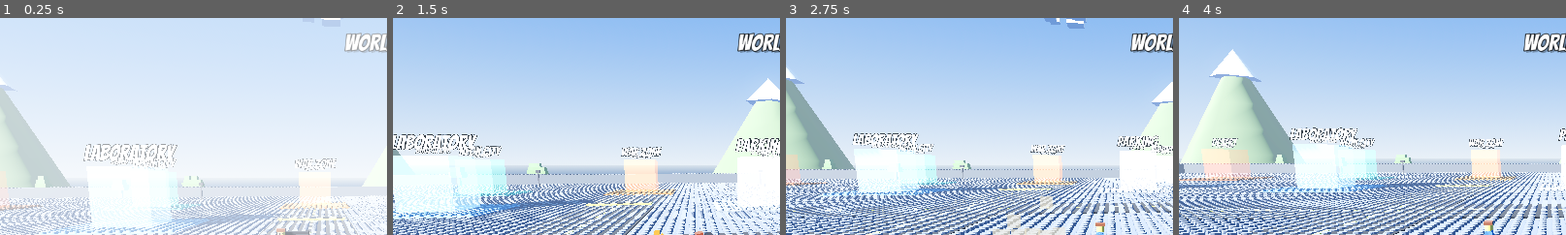
Above: before the commit, frames 1-4 (left to right).
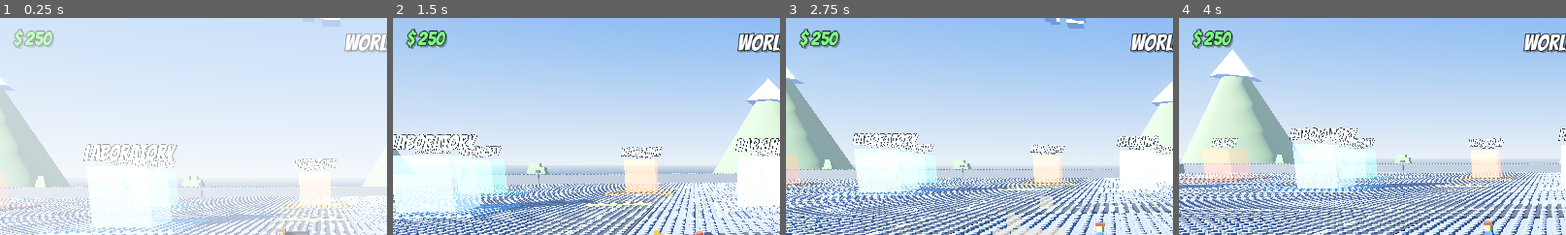
Above: after the commit, the same moments.

Repository: mrshapron/brick-stunt-rally
Game: Godot game, scene res://scenes/hub.tscn
Two runs of this game, one before a commit and one after it. Both use one fixed random seed, a clock stepped at 60 frames per second and the inputs below.
Inputs (mouse positions are % of the whole screen's width and height, from its top left):
- Up to frame 1 (0.25 s): no input
- Up to frame 2 (1.5 s): tap Enter at 0.5, 1.25 s; move the mouse to (72, 45) at 0.52 s; hold Right (move_right) 0.53-1.28 s; tap N (advance) at 0.6 s; click (72, 45) at 0.67 s; move the mouse to (30, 55) at 1.27 s; hold Down (move_down) from 1.28 s (still down); tap Space (fire) at 1.35 s; click (30, 55) at 1.42 s
- Up to frame 3 (2.75 s): tap Enter at 2 s; move the mouse to (60, 28) at 2.02 s; release Down (move_down) at 2.03 s; hold Right (move_right) from 2.03 s (still down); hold E (interact) from 2.03 s (still down); click (60, 28) at 2.17 s
- Up to frame 4 (4 s): tap Enter at 2.75, 3.5 s; move the mouse to (45, 70) at 2.77 s; release Right (move_right) at 2.78 s; release E (interact) at 2.78 s; hold Up (move_up) 2.78-3.53 s; tap F at 2.85 s; click (45, 70) at 2.92 s; move the mouse to (80, 65) at 3.52 s; hold Left (move_left) from 3.53 s (still down); tap C at 3.6 s; click (80, 65) at 3.67 s
The pictures show only the part of the screen within x 0-50%, y 0-50%; the shares and areas given below are measured in that part.

The runs differ from the first frame. In frame 1, 0.7% of the frame differs, in the area x 3-15%, y 4-15%; in frame 2, 0.8%; in frame 3, 0.8%; in frame 4, 0.8%.

Commit message:
Add money economy: earn cash per level (shown on finish), spend it on Lab parts, balance shown across UI

Diff:
--- a/scripts/drive_scene.gd
+++ b/scripts/drive_scene.gd
@@ -280,6 +280,11 @@
 	title_label.horizontal_alignment = HORIZONTAL_ALIGNMENT_CENTER
 	root.add_child(title_label)
 
+	var money_label := _overlay_label("$ %d" % GameState.money, 28)
+	money_label.position = Vector2(20, 16)
+	money_label.add_theme_color_override("font_color", Color(0.5, 1.0, 0.5))
+	root.add_child(money_label)
+
 	var hint_label := _overlay_label(hint, 18)
 	hint_label.anchor_left = 0.0
 	hint_label.anchor_right = 1.0
--- a/scripts/game_state.gd
+++ b/scripts/game_state.gd
@@ -118,6 +118,8 @@
 # The most recently awarded car (for the congratulations / reveal screen).
 var last_reward_name: String = ""
 var last_reward_design: Array = []
+# Currency: earned by finishing levels, spent building cars in the Laboratory.
+var money: int = 250
 
 
 func _ready() -> void:
@@ -221,10 +223,29 @@
 	return last_reward_name
 
 
+func add_money(amount: int) -> void:
+	money += amount
+	_save_garage()
+
+
+func spend(amount: int) -> bool:
+	if money >= amount:
+		money -= amount
+		_save_garage()
+		return true
+	return false
+
+
+func money_reward(first_clear: bool) -> int:
+	# Scales with difficulty; big payout the first time, small for replays.
+	var base := 30 + current_world * 15 + current_level * 8
+	return base * 2 if first_clear else maxi(8, int(base / 4.0))
+
+
 func _save_garage() -> void:
 	var f := FileAccess.open(GARAGE_PATH, FileAccess.WRITE)
 	if f:
-		f.store_string(JSON.stringify({"cars": cars, "active": active_car, "rewards": car_rewards}))
+		f.store_string(JSON.stringify({"cars": cars, "active": active_car, "rewards": car_rewards, "money": money}))
 		f.close()
 
 
@@ -240,6 +261,7 @@
 		cars = parsed.get("cars", [])
 		active_car = int(parsed.get("active", 0))
 		car_rewards = parsed.get("rewards", {})
+		money = int(parsed.get("money", 250))
 	elif parsed is Array:
 		# Legacy single-design save.
 		cars = [parsed]
--- a/scripts/hud.gd
+++ b/scripts/hud.gd
@@ -18,6 +18,7 @@
 var _hp_fill: ColorRect
 var _enemies_label: Label
 var _race_label: Label
+var _money_label: Label
 const HP_W: float = 220.0
 
 
@@ -31,6 +32,8 @@
 	add_child(stats)
 
 	_level_label = _make_label(stats, _level_name, 26)
+	_money_label = _make_label(stats, "$ 0", 24)
+	_money_label.add_theme_color_override("font_color", Color(0.5, 1.0, 0.5))
 	_time_label = _make_label(stats, "Time  0.00", 22)
 	_speed_label = _make_label(stats, "Speed  0 km/h", 22)
 
@@ -152,6 +155,8 @@
 
 
 func update_hud(elapsed: float, speed_kmh: float, flips: int) -> void:
+	if _money_label:
+		_money_label.text = "$ %d" % GameState.money
 	_time_label.text = "Time  %0.2f" % elapsed
 	_speed_label.text = "Speed  %d km/h" % int(round(speed_kmh))
 	_flip_label.text = "Flips  %d" % flips
@@ -194,12 +199,14 @@
 	_flash_timer = 0.8
 
 
-func show_complete(time: float, best: float, is_best: bool, reward: String = "") -> void:
+func show_complete(time: float, best: float, is_best: bool, reward: String = "", earned: int = 0) -> void:
 	_complete.visible = true
 	var best_txt := "%0.2f" % best if best >= 0.0 else "--"
 	var lines := "Your time: %0.2f s\nBest: %s s" % [time, best_txt]
 	if is_best:
 		lines += "\nNew best!"
+	if earned > 0:
+		lines += "\n\nMoney earned:  +$%d   (total $%d)" % [earned, GameState.money]
 	if reward != "":
 		lines += "\n\nWORLD COMPLETE!  You won the %s!\nPress Enter to see your new car!" % reward
 	else:
--- a/scripts/lab.gd
+++ b/scripts/lab.gd
@@ -5,6 +5,7 @@
 ## you build is used everywhere in the game.
 
 const COLORS := ["#d2473b", "#e6b32e", "#7ab648", "#3b86d2", "#b06bff", "#ff7b29", "#ffffff", "#2b2f36"]
+const COSTS := {"block": 5, "wheel": 20, "rocket": 40}
 const BMIN := Vector3i(-2, 0, -3)
 const BMAX := Vector3i(9, 7, 6)
 
@@ -28,6 +29,7 @@
 var _feedback: Label
 var _part: String = "block"
 var _part_label: Label
+var _money_label: Label
 var _original: Array = []
 
 
@@ -57,7 +59,7 @@
 	add_child(_ghost)
 
 	_original = GameState.get_car_design().duplicate(true)
-	_rebuild_from(_original)
+	_rebuild_from(_original)  # loading existing parts is free
 
 	_camera = Camera3D.new()
 	_camera.fov = 55.0
@@ -152,10 +154,17 @@
 		if not mb.pressed:
 			return
 		if mb.button_index == MOUSE_BUTTON_LEFT and _ghost_valid:
-			_place(_ghost_cell, Color(COLORS[_selected]), _part)
+			var cost: int = COSTS.get(_part, 5)
+			if not GameState.spend(cost):
+				if _feedback:
+					_feedback.text = "Need $%d!" % cost
+				return
+			_place(_ghost_cell, Color(COLORS[_selected]), _part, true)
+			_update_money()
 			Sfx.play_hit()
 		elif mb.button_index == MOUSE_BUTTON_RIGHT and _has_hover:
 			_remove(_hover_cell)
+			_update_money()
 			Sfx.play_hit()
 	elif event is InputEventKey:
 		var ke := event as InputEventKey
@@ -168,7 +177,7 @@
 				_select(idx)
 
 
-func _place(cell: Vector3i, color: Color, kind: String) -> void:
+func _place(cell: Vector3i, color: Color, kind: String, paid: bool = false) -> void:
 	if _blocks.has(cell) or not _in_bounds(cell):
 		return
 	var body := StaticBody3D.new()
@@ -177,6 +186,8 @@
 	body.set_meta("cell", cell)
 	body.set_meta("color", color.to_html(false))
 	body.set_meta("kind", kind)
+	body.set_meta("paid", paid)
+	body.set_meta("cost", int(COSTS.get(kind, 5)))
 
 	body.add_child(_part_visual(kind, color))
 
@@ -238,10 +249,14 @@
 	return m
 
 
+func _part_text() -> String:
+	return "Placing: %s  ($%d)" % [_part.to_upper(), int(COSTS.get(_part, 5))]
+
+
 func _set_part(p: String) -> void:
 	_part = p
 	if _part_label:
-		_part_label.text = "Placing: " + _part.to_upper()
+		_part_label.text = _part_text()
 
 
 func _cycle_part() -> void:
@@ -249,13 +264,21 @@
 	_set_part(order[(order.find(_part) + 1) % order.size()])
 
 
+func _clear_blocks() -> void:
+	for cell in _blocks.keys():
+		var b: Node = _blocks[cell]
+		if b.get_meta("paid", false):
+			GameState.add_money(int(b.get_meta("cost", 0)))
+		b.queue_free()
+	_blocks.clear()
+
+
 func _rebuild_from(design: Array) -> void:
-	for cell in _blocks.keys():
-		_blocks[cell].queue_free()
-	_blocks.clear()
+	_clear_blocks()
 	for v in design:
 		var kind: String = str(v[4]) if v.size() > 4 else "block"
 		_place(Vector3i(int(v[0]), int(v[1]), int(v[2])), Color(str(v[3])), kind)
+	_update_money()
 
 
 func _on_reset() -> void:
@@ -266,8 +289,18 @@
 
 func _remove(cell: Vector3i) -> void:
 	if _blocks.has(cell):
-		_blocks[cell].queue_free()
+		var b: Node = _blocks[cell]
+		# Refund only parts bought this session, so scrapping pre-owned cars
+		# can't farm money.
+		if b.get_meta("paid", false):
+			GameState.add_money(int(b.get_meta("cost", 0)))
+		b.queue_free()
 		_blocks.erase(cell)
+
+
+func _update_money() -> void:
+	if _money_label:
+		_money_label.text = "Money:  $%d" % GameState.money
 
 
 func _collect() -> Array:
@@ -340,8 +373,16 @@
 	col.offset_left = -250.0
 	col.offset_top = 16.0
 	layer.add_child(col)
+	_money_label = Label.new()
+	_money_label.text = "Money:  $%d" % GameState.money
+	_money_label.add_theme_font_size_override("font_size", 26)
+	_money_label.add_theme_color_override("font_color", Color(0.5, 1.0, 0.5))
+	_money_label.add_theme_color_override("font_outline_color", Color(0, 0, 0, 0.85))
+	_money_label.add_theme_constant_override("outline_size", 4)
+	col.add_child(_money_label)
+
 	_part_label = Label.new()
-	_part_label.text = "Placing: BLOCK"
+	_part_label.text = _part_text()
 	_part_label.add_theme_font_size_override("font_size", 24)
 	_part_label.add_theme_color_override("font_color", Color(1.0, 0.85, 0.3))
 	_part_label.add_theme_color_override("font_outline_color", Color(0, 0, 0, 0.85))
@@ -405,9 +446,8 @@
 
 
 func _on_clear() -> void:
-	for cell in _blocks.keys():
-		_blocks[cell].queue_free()
-	_blocks.clear()
+	_clear_blocks()
+	_update_money()
 
 
 func _on_drive() -> void:
--- a/scripts/main.gd
+++ b/scripts/main.gd
@@ -198,11 +198,14 @@
 	running = false
 	Sfx.stop_engine()
 	Sfx.play_finish()
+	var first_clear := not GameState.is_level_complete(GameState.current_world, GameState.current_level)
+	var earned := GameState.money_reward(first_clear)
+	GameState.add_money(earned)
 	var is_best := GameState.record_time(elapsed)
 	var reward := GameState.try_award_world_car()
 	_has_reward = reward != ""
 	if hud:
-		hud.show_complete(elapsed, GameState.get_current_best(), is_best, reward)
+		hud.show_complete(elapsed, GameState.get_current_best(), is_best, reward, earned)
 
 
 func _on_enemy_died() -> void:
